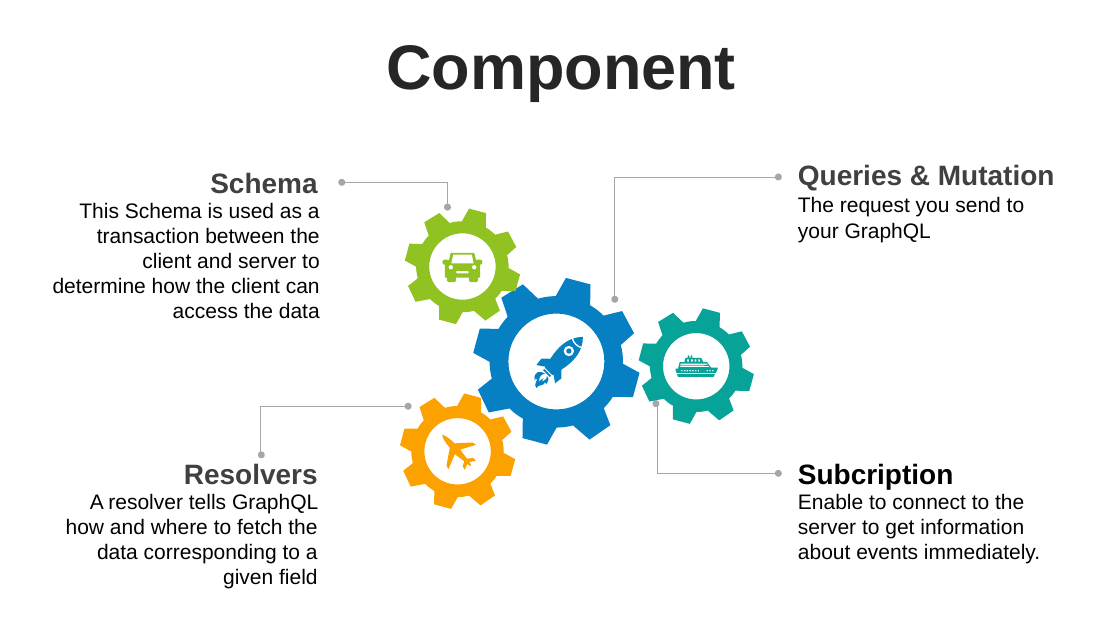
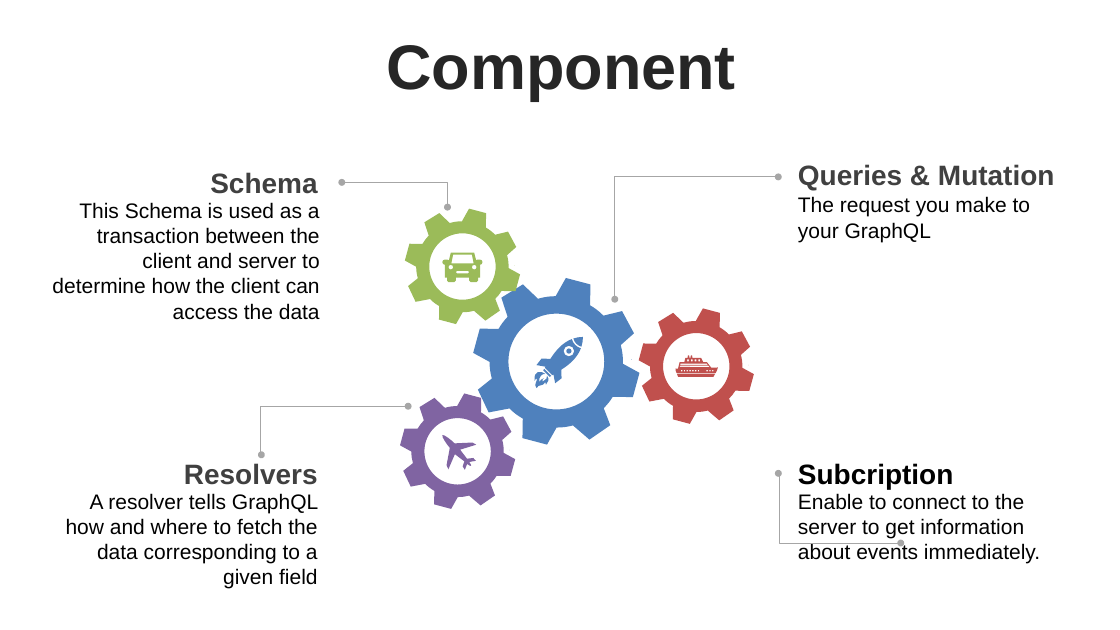
Before and after one commit to thanhlongvl/sportdemo, a slide deck: slide 13 of thuyettrinhgfinal_1.pptx. Drawn at 1120x630 pixels with LibreOffice and Linux fonts; fonts in the diff are those of the drawing. Boxes give left, top, right and bottom in pixels: in the first picture for what was removed or moved away, otherwise in the second. Text is boxed around its words. In the diff, an @@ line names an element or a change of style, - is before the commit and + after.

```diff
--- a/thuyettrinhgfinal_1.pptx
+++ b/thuyettrinhgfinal_1.pptx
@@ freeform shape at box(405, 208, 520, 323): fill #90C221 to #9BBB59; outline redrawn @@
@@ text at box(798, 196, 1030, 242): text changed @@
-The request you send to your GraphQL
+The request you make to your GraphQL
@@ freeform shape at box(443, 253, 483, 282): fill #90C221 to #9BBB59; outline redrawn @@
@@ freeform shape at box(473, 278, 639, 444): fill #0680C3 to #4F81BD; outline redrawn @@
@@ freeform shape at box(524, 327, 592, 395): fill #0680C3 to #4F81BD; outline redrawn @@
@@ freeform shape at box(639, 308, 754, 423): fill #07A398 to #C0504D; outline redrawn @@
@@ freeform shape at box(676, 355, 718, 377): fill #07A398 to #C0504D; outline redrawn @@
@@ elbow double arrow (261, 455) - (408, 407): stroke #A6A6A6 0.5 pt to #A6A6A6 0.75 pt; route changed @@
@@ freeform shape at box(400, 393, 515, 508): fill #FBA200 to #8064A2; outline redrawn @@
@@ elbow double arrow removed from (779, 474) to (656, 404) @@
@@ freeform shape at box(442, 435, 476, 471): fill #FBA200 to #8064A2; outline redrawn @@
@@ elbow double arrow added from (901, 543) to (779, 474), #A6A6A6 0.75 pt @@
```
Also in this commit, not shown: 24 other slides changed, 1 slide added.
